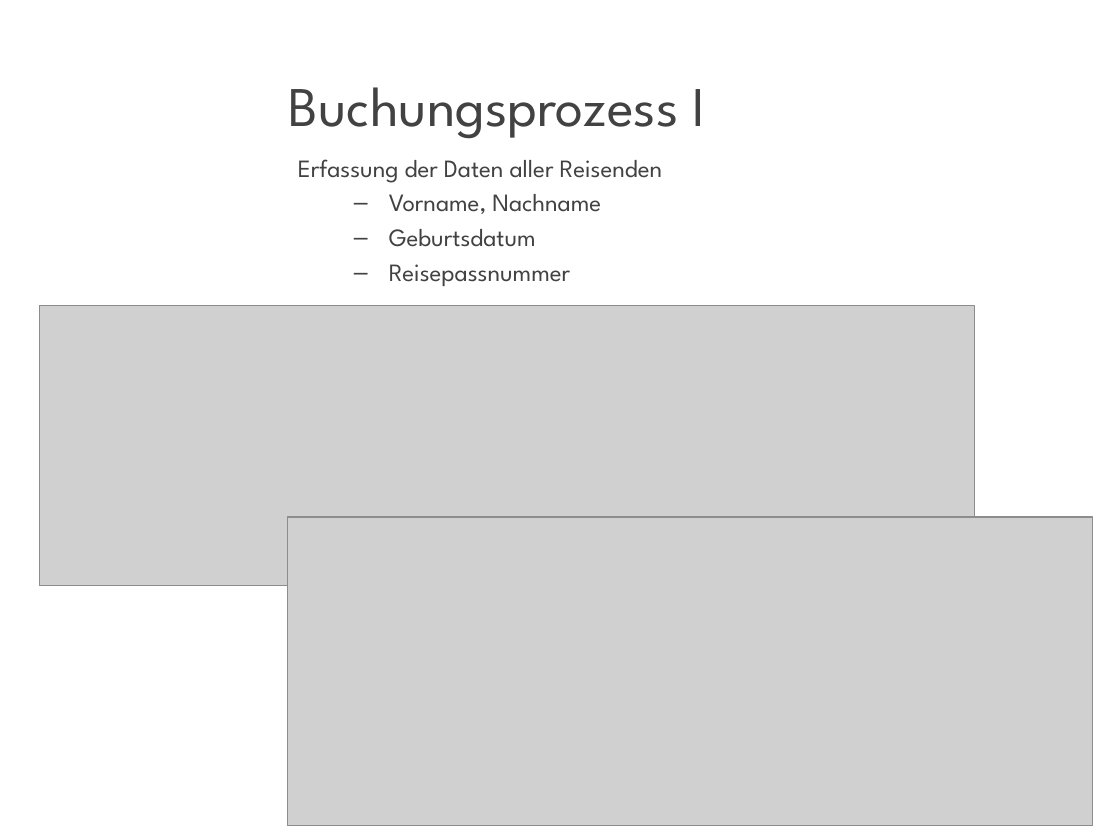
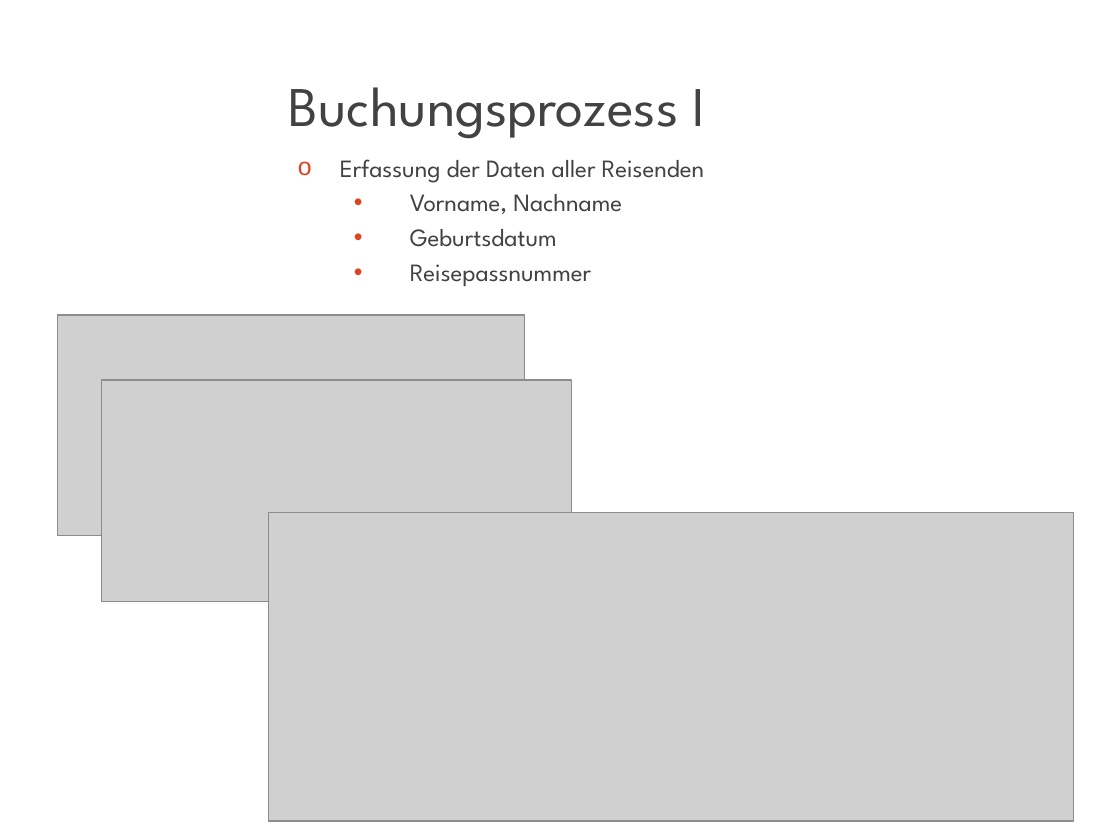
Before and after one commit to pundt/ITIN20AKT, a slide deck: slide 6 of Dokumentation/EndPräsentation.pptx. Drawn at 1120x840 pixels with LibreOffice and Linux fonts; fonts in the diff are those of the drawing; grey boxes stand for pictures; background and template pictures are left out. Boxes give left, top, right and bottom in pixels: in the first picture for what was removed or moved away, otherwise in the second. Text is boxed around its words. In the diff, an @@ line names an element or a change of style, - is before the commit and + after.

```diff
--- a/Dokumentation/EndPräsentation.pptx
+++ b/Dokumentation/EndPräsentation.pptx
@@ text "Erfassung der Daten aller Reisenden" at [340, 159, 704, 286]: bullet none to o; bullet – to • @@
@@ picture: place and size @@
-picture at [39, 306, 974, 586]
+picture at [57, 315, 524, 535]
@@ picture added at [102, 380, 572, 601] @@
@@ picture: place and size @@
-picture at [288, 517, 1093, 827]
+picture at [269, 512, 1074, 821]
```
Also in this commit, not shown: 6 other slides changed, 1 other file.
